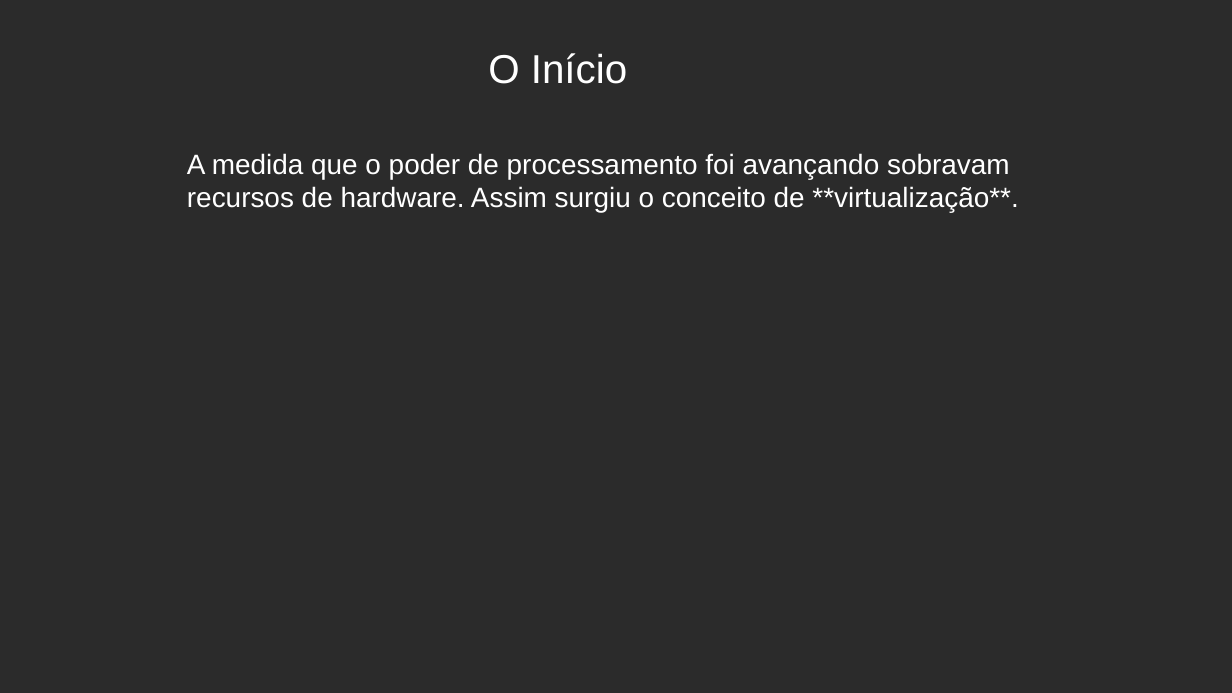
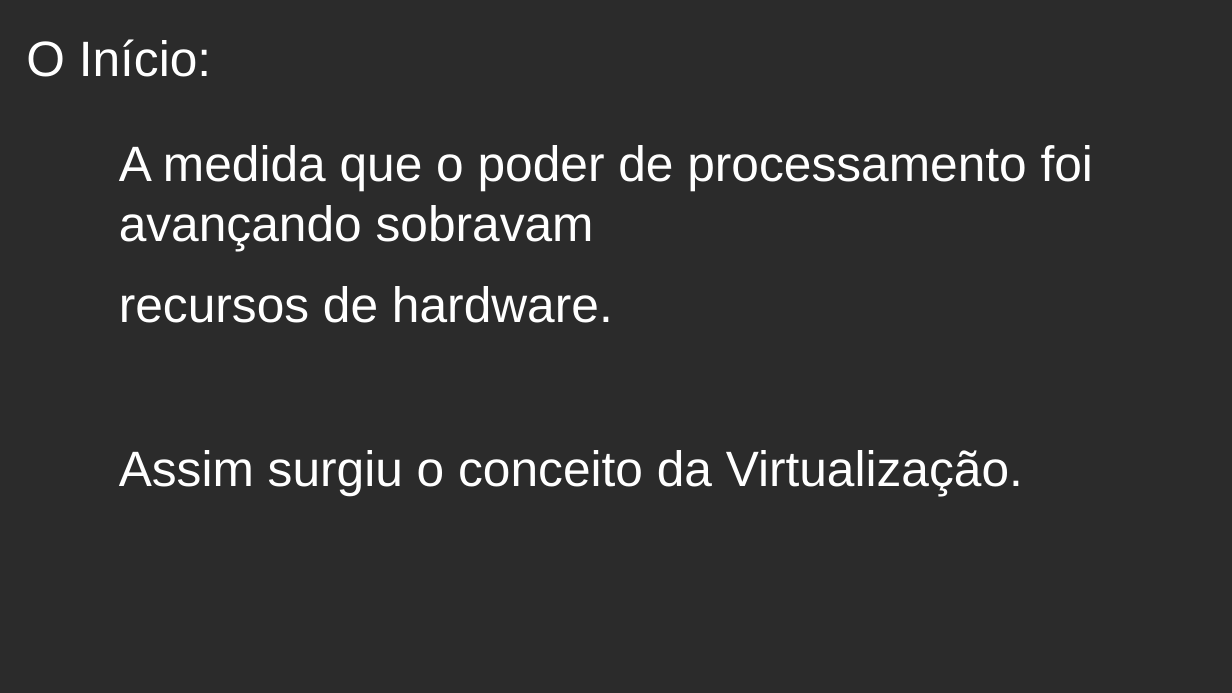
Before and after one commit to celsonery/kubernetes-docs, a slide deck: slide 2 of apresentacao/apresentacao.odp. Drawn at 1232x693 pixels with LibreOffice and Linux fonts; fonts in the diff are those of the drawing; background and template pictures are left out; a plain dark background stands for a picture behind light text. Boxes give left, top, right and bottom in pixels: in the first picture for what was removed or moved away, otherwise in the second. Text is boxed around its words. In the diff, an @@ line names an element or a change of style, - is before the commit and + after.

```diff
--- a/apresentacao/apresentacao.odp
+++ b/apresentacao/apresentacao.odp
@@ text "O Início:" at box(26, 39, 211, 77): vertical alignment middle to top @@
@@ text at box(26, 39, 211, 77): text changed; size 26 to 32 pt @@
-O Início
+O Início:
@@ text at box(119, 145, 1093, 250): size 18 to 32 pt in "A medida que o poder de processamento ..."; more space between paragraphs @@
@@ text "A medida que o poder ...": place and size @@
-text "A medida que o poder ..." at box(187, 153, 1018, 212)
+text "A medida que o poder ..." at box(119, 145, 1093, 495)
@@ text at box(119, 286, 1023, 495): text changed; size 18 to 32 pt @@
-recursos de hardware. Assim surgiu o conceito de **virtualização**.
+recursos de hardware.
+Assim surgiu o conceito da Virtualização.
```
Also in this commit, not shown: 14 other slides changed, 3 slides added, 3 slides removed, 9 other files.
